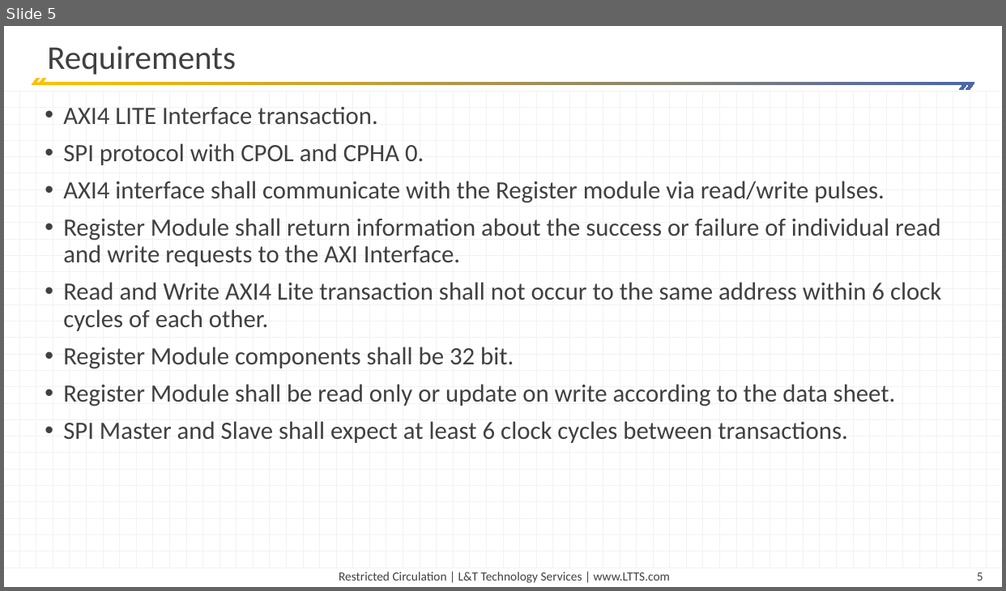
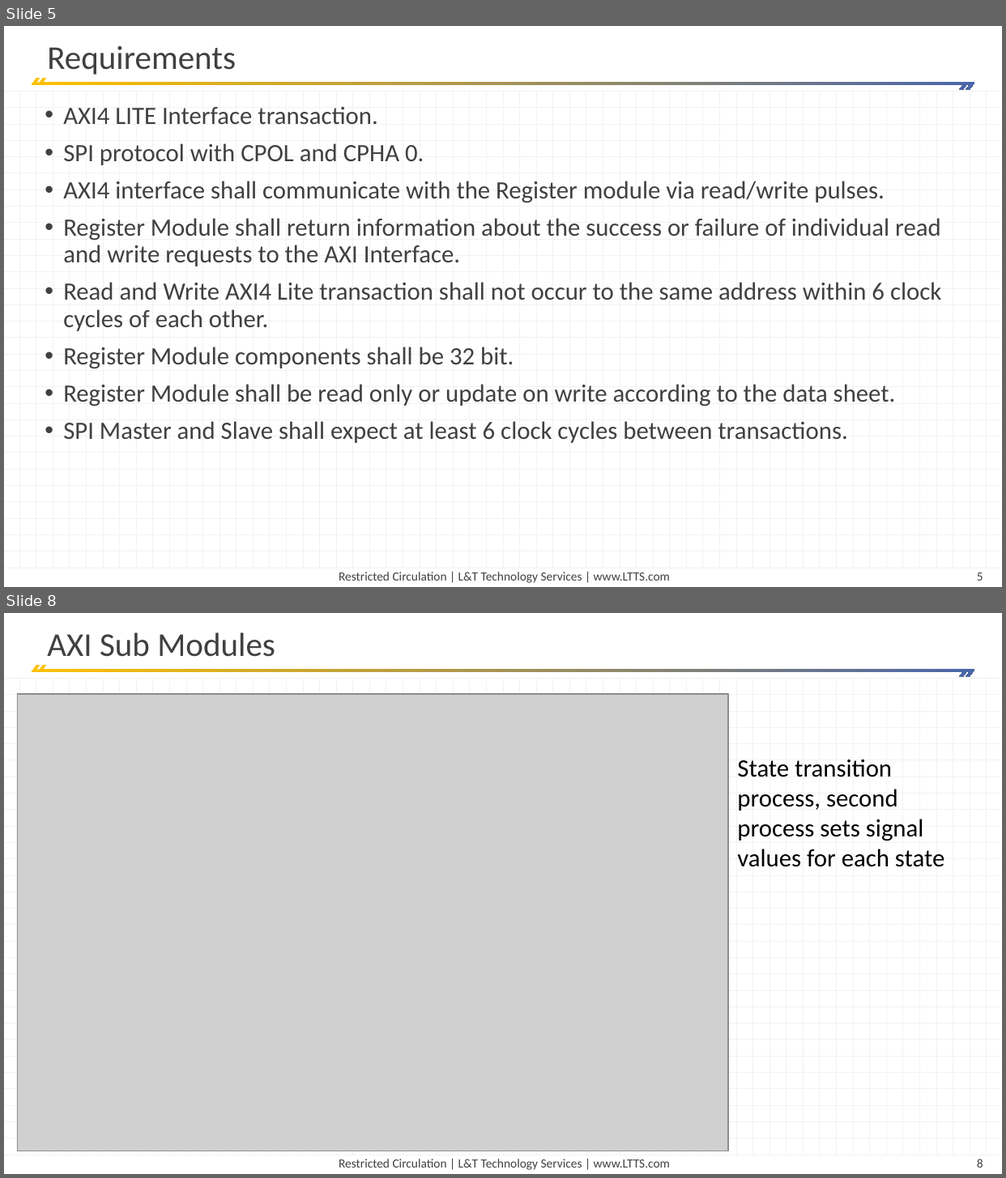
Before and after one commit to waseem55/AXI_SPI, a slide deck: Presentation/End of Project.pptx. Shown one above the other, each under a label of ours: slide 5 before the commit, slides 5 and 8 after it; the slides between them are not shown. The pictures are 1006x591 and 1006x1178 pixels, drawn with LibreOffice and Linux fonts; fonts in the diff are those of the drawing; grey boxes stand for pictures. Boxes give left, top, right and bottom in pixels: in the first picture for what was removed or moved away, otherwise in the second. Text is boxed around its words. In the diff, an @@ line names an element or a change of style, - is before the commit and + after.

```diff
--- a/Presentation/End of Project.pptx
+++ b/Presentation/End of Project.pptx
@@ slide 8 added at (4,613,1002,1174), background #FFFFFF; not listed: 95 template elements that a slide beside it also shows @@
@@ title added at (47,632,275,657), 24 pt, text #404040 @@
+AXI Sub Modules
@@ picture added at (18,694,728,1151) @@
@@ text added at (737,759,944,867), 18 pt, text #000000 @@
+State transition process, second process sets signal values for each state
```
Also in this commit, not shown: 1 slide changed, 6 other slides added, 2 slides removed, 20 other files.
